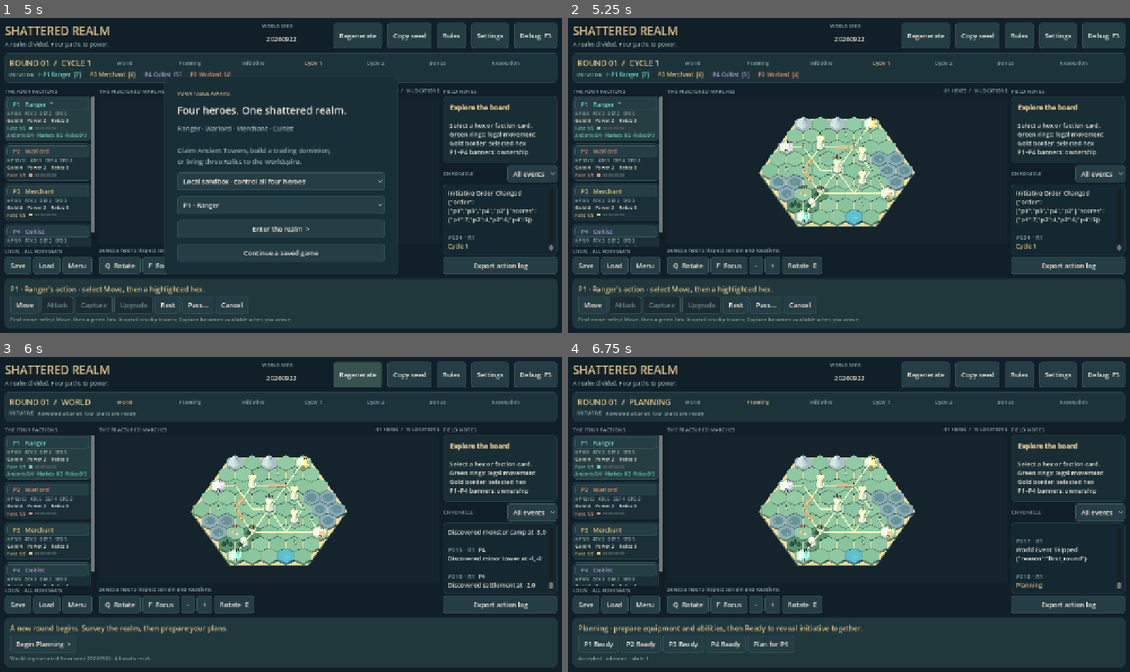
Above: before the commit, frames 1-4 (two rows, left to right).
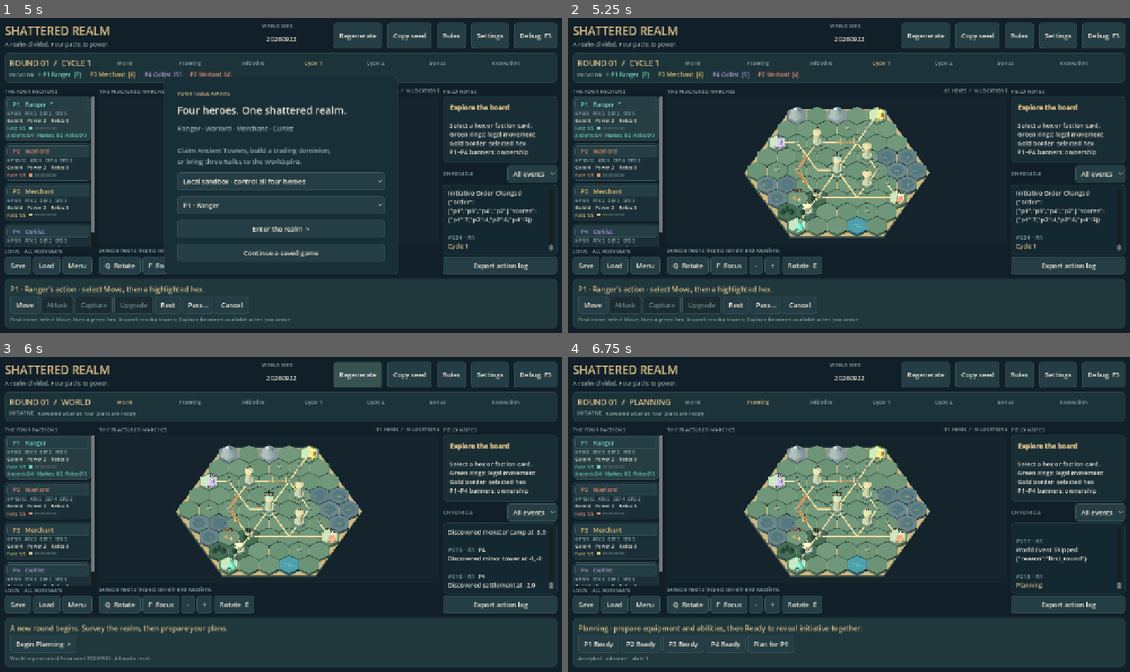
Above: after the commit, the same moments.

Repository: marticampgin/board-game-project
Game: Godot game, scene res://scenes/app/main.tscn
The game is run twice, just before and just after one commit, with the same random seed, the same clock (stepped at 60 frames per second) and the same inputs.
Inputs:
- Up to frame 1 (5 s): click "Begin Planning >" at 0.5 s; click "P1 Ready" at 1.25 s; click "P2 Ready" at 2 s; click "P3 Ready" at 2.75 s; click "P4 Ready" at 3.5 s; click "Begin Action Cycle 1 >" at 4.25 s
- Up to frame 2 (5.25 s): click "Enter the realm >" at 5 s
- Up to frame 3 (6 s): click "Regenerate" at 5.75 s
- Up to frame 4 (6.75 s): click "Begin Planning >" at 6.5 s

Frame 1 is identical in both runs. In frame 2, 9.7% of the frame differs, in the area x 31-65%, y 28-70%; in frame 3, 9.7%, in the area x 31-65%, y 27-70%; in frame 4, 9.7%.

Commit message:
fix(presentation): enlarge the default board and soften terrain lighting

Diff:
--- a/scripts/presentation/board_view.gd
+++ b/scripts/presentation/board_view.gd
@@ -6,7 +6,7 @@
 
 const Hex = preload("res://scripts/domain/hex/hex.gd")
 const TEAM: Array[Color] = [Color("6bcab2"), Color("e18d6e"), Color("e1bd70"), Color("ac99d6")]
-const TERRAIN: Dictionary = {"plains": Color("547765"), "forest": Color("345949"), "swamp": Color("536774"), "mountain": Color("67727e"), "water": Color("2c647d")}
+const TERRAIN: Dictionary = {"plains": Color("4f6b5c"), "forest": Color("304e43"), "swamp": Color("495d68"), "mountain": Color("606c77"), "water": Color("2a6076")}
 
 var camera: Camera3D
 var tiles: Node3D
@@ -18,7 +18,7 @@
 var map_data: Dictionary = {}
 var focus_point: Vector3 = Vector3.ZERO
 var yaw: float = 0.0
-var zoom: float = 15.2
+var zoom: float = 12.8
 var selected: String = ""
 var hovered: String = ""
 var reachable: Dictionary = {}
@@ -45,19 +45,19 @@
 	settings.background_color = Color("14232c")
 	settings.ambient_light_source = Environment.AMBIENT_SOURCE_COLOR
 	settings.ambient_light_color = Color("a7c5ce")
-	settings.ambient_light_energy = 0.65
+	settings.ambient_light_energy = 0.40
 	environment.environment = settings
 	add_child(environment)
 	var light := DirectionalLight3D.new()
 	light.rotation_degrees = Vector3(-55, -35, 0)
 	light.light_color = Color("ffe8c6")
-	light.light_energy = 1.2
+	light.light_energy = 0.88
 	light.shadow_enabled = true
 	add_child(light)
 	var fill := DirectionalLight3D.new()
 	fill.rotation_degrees = Vector3(-35, 140, 0)
 	fill.light_color = Color("84bacb")
-	fill.light_energy = 0.35
+	fill.light_energy = 0.24
 	add_child(fill)
 	camera = Camera3D.new()
 	camera.projection = Camera3D.PROJECTION_ORTHOGONAL
@@ -101,7 +101,7 @@
 func reset_camera() -> void:
 	focus_point = Vector3.ZERO
 	yaw = 0.0
-	zoom = 15.2
+	zoom = 12.8
 	_update_camera()
 
 func _material(color: Color, glow: bool = false) -> StandardMaterial3D:
Not shown, added: tests/presentation/profile_render.gd.uid
Not shown, changed: docs/PERFORMANCE.md
